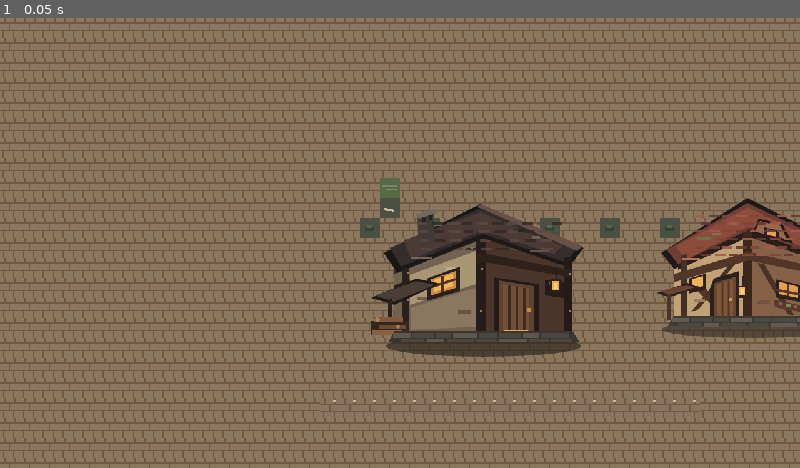
Above: before the commit, frame 1.
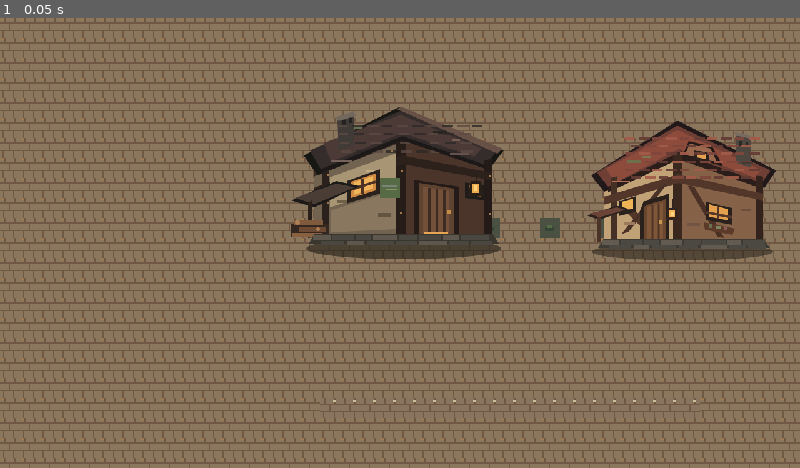
Above: after the commit, the same moment.

Repository: avarap/game1
Game: Godot game, scene res://world/maps/village/village_map.tscn
Same seed, same stepped clock (60 frames per second), same inputs: the game is played once before the commit and once after it. This scene is started directly instead of the project's main scene.
Inputs:
- Up to frame 1 (0.05 s): no input

The runs differ from the first frame. In frame 1, 18% of the frame differs, in the area x 36-100%, y 19-76%.

Commit message:
feat(world): bind production building anchors

Diff:
--- a/world/maps/map_art_presenter.gd
+++ b/world/maps/map_art_presenter.gd
@@ -12,18 +12,26 @@
 const VILLAGE_HOUSE := "res://art/environment/buildings/village_house.svg"
 const TREE := "res://art/environment/props/tree.svg"
 const ROCK := "res://art/environment/props/rock.svg"
+const WORKSHOP_PIVOT := Vector2(192, 248)
+const VILLAGE_HOUSE_PIVOT := Vector2(176, 216)
 
 
 static func apply(root: Node) -> void:
 	_apply_path(root, "WorkshopArea/Workbench", WORKBENCH, Vector2(32, 42))
 	_apply_path(root, "WorkshopArea/StorageChest", STORAGE_CHEST, Vector2(24, 34))
 	_apply_path(root, "WorkshopArea/SleepSpot", BED, Vector2(32, 56))
+	_apply_path(
+		root,
+		"WorkshopArea/BuildingVisualAnchor",
+		PLAYER_WORKSHOP,
+		WORKSHOP_PIVOT,
+	)
 	_apply_path(root, "CemeteryArea/CorpseDelivery", SIGN, Vector2(16, 42))
 	_apply_path(root, "CemeteryArea/PreparationTable", PREPARATION_TABLE, Vector2(32, 42))
 	_apply_path(root, "CemeteryArea/GravePlot", GRAVE_FRESH, Vector2(24, 38))
 	_apply_path(root, "CemeteryArea/GraveUpgrade", GRAVE_WORN, Vector2(24, 38))
-	_apply_path(root, "BuildingPlots/Workshop", PLAYER_WORKSHOP, Vector2(64, 92))
-	_apply_path(root, "BuildingPlots/Inn", VILLAGE_HOUSE, Vector2(64, 92))
+	_apply_path(root, "BuildingPlots/Workshop", PLAYER_WORKSHOP, WORKSHOP_PIVOT)
+	_apply_path(root, "BuildingPlots/Inn", VILLAGE_HOUSE, VILLAGE_HOUSE_PIVOT)
 	_apply_resources(root)
 
 
